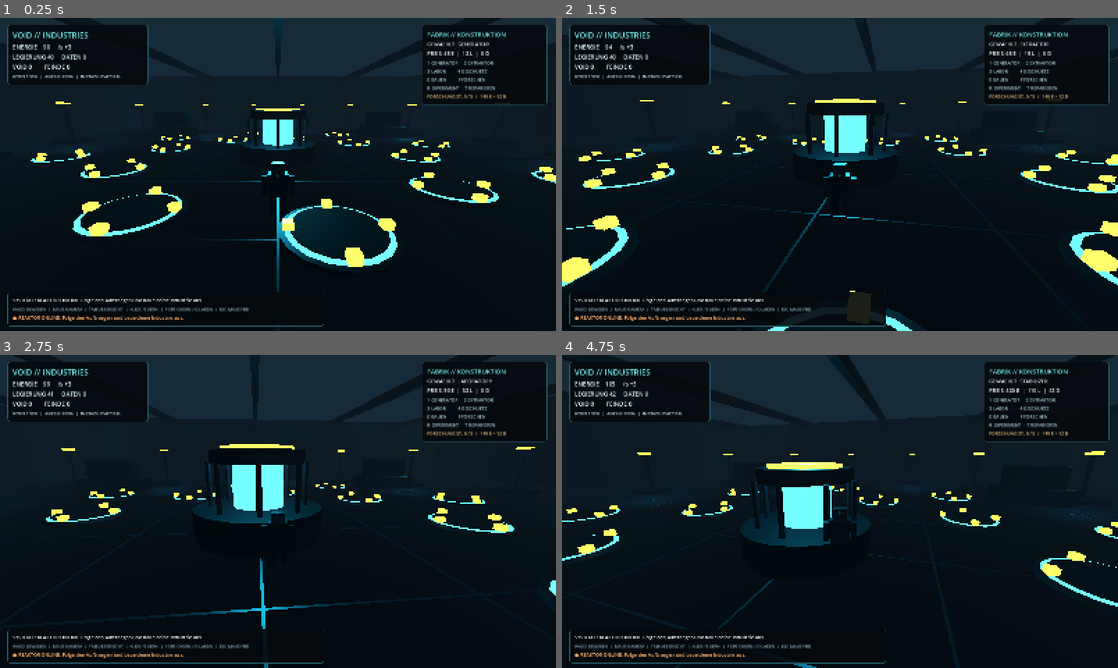
Above: before the commit, frames 1-4 (two rows, left to right).
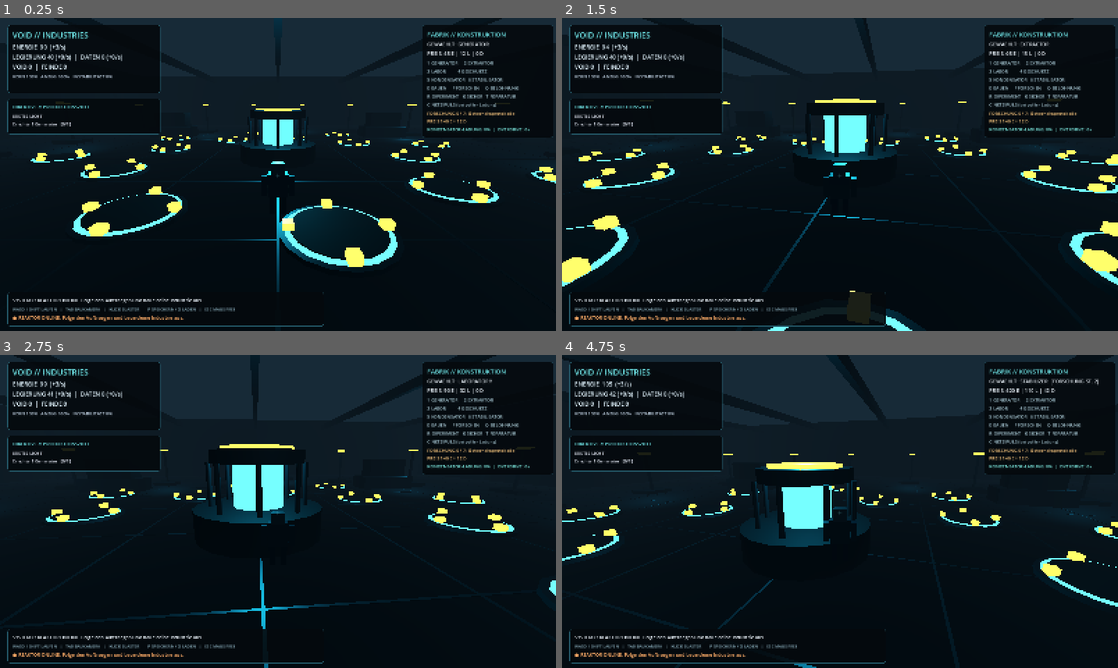
Above: after the commit, the same moments.

Repository: Lizziies/Chatgpt-in-chat-GPT-6-Hoch-Game
Game: Godot game, scene res://scenes/main.tscn
The game is run twice, just before and just after one commit, with the same random seed, the same clock (stepped at 60 frames per second) and the same inputs.
Inputs (mouse positions are in pixels of both pictures, inside the frame that each line leads up to):
- Up to frame 1 (0.25 s): no input
- Up to frame 2 (1.5 s): tap Enter at 0.5 s; move the mouse to (867, 174) at 0.52 s; hold W from 0.53 s (still down); tap 1 at 0.6 s; click (867, 174) at 0.67 s; tap Space at 0.77 s; move the mouse to (812, 174) at 1.27 s; tap 2 at 1.35 s
- Up to frame 3 (2.75 s): keep holding W; tap Space at 1.52 s; move the mouse to (289, 505) at 2.02 s; tap 3 at 2.1 s
- Up to frame 4 (4.75 s): keep holding W; move the mouse to (834, 517) at 2.77 s; tap 4 at 2.85 s; click (834, 517) at 2.92 s; tap Space at 3.02, 3.77, 4.52 s; move the mouse to (878, 514) at 3.52 s; tap 5 at 3.6 s; move the mouse to (795, 508) at 4.27 s; tap 6 at 4.35 s

The runs differ from the first frame. In frame 1, 3.3% of the frame differs, in the area x 1-100%, y 2-94%; in frame 2, 2.6%; in frame 3, 2.7%; in frame 4, 2.8%.

Commit message:
feat: mission tracker, improved real-time production HUD and overdrive meter

Diff:
--- a/scripts/hud.gd
+++ b/scripts/hud.gd
@@ -7,6 +7,8 @@
 var status_label: Label
 var build_label: Label
 var research_label: Label
+var mission_label: Label
+var pulse_label: Label
 var vitals_label: Label
 var toast_label: Label
 var toast_timer: float = 0.0
@@ -18,24 +20,31 @@
 	root.set_anchors_and_offsets_preset(Control.PRESET_FULL_RECT)
 	root.mouse_filter = Control.MOUSE_FILTER_IGNORE
 	add_child(root)
-	var top_panel := _panel(root, Vector2(22, 20), Vector2(405, 167))
+	var top_panel := _panel(root, Vector2(22, 20), Vector2(440, 196))
 	var top_box := _column(top_panel)
 	title_label = _label(top_box, "VOID // INDUSTRIES", 23, Color(0.45, 0.93, 0.94))
 	resource_label = _label(top_box, "INITIALISIERUNG", 17, Color(0.89, 0.96, 1.0))
 	vitals_label = _label(top_box, "", 13, Color(0.78, 0.85, 0.92))
-	var side_panel := _panel(root, Vector2(-385, 20), Vector2(360, 230), true)
+	var side_panel := _panel(root, Vector2(-385, 20), Vector2(378, 294), true)
 	var side_box := _column(side_panel)
 	_label(side_box, "FABRIK // KONSTRUKTION", 18, Color(0.45, 0.93, 0.94))
 	build_label = _label(side_box, "", 15, Color(0.9, 0.93, 0.96))
 	_label(side_box, "1 GENERATOR     2 EXTRAKTOR", 13, Color(0.72, 0.86, 0.91))
 	_label(side_box, "3 LABOR          4 GESCHUETZ", 13, Color(0.72, 0.86, 0.91))
-	_label(side_box, "E BAUEN          F FORSCHEN", 13, Color(0.72, 0.86, 0.91))
-	_label(side_box, "R EXPERIMENT     T REPARIEREN", 13, Color(0.72, 0.86, 0.91))
+	_label(side_box, "5 KONDENSATOR   6 STABILISATOR", 13, Color(0.72, 0.86, 0.91))
+	_label(side_box, "E BAUEN     F FORSCHEN     Q BELOHNUNG", 13, Color(0.72, 0.86, 0.91))
+	_label(side_box, "R EXPERIMENT   G SICHER   T REPARATUR", 13, Color(0.72, 0.86, 0.91))
+	_label(side_box, "C NETZ-PULS (bei voller Ladung)", 13, Color(0.72, 0.86, 0.91))
 	research_label = _label(side_box, "", 13, Color(0.97, 0.77, 0.49))
+	pulse_label = _label(side_box, "", 13, Color(0.50, 0.94, 0.90))
+	var task_panel := _panel(root, Vector2(22, 231), Vector2(440, 104))
+	var task_box := _column(task_panel)
+	_label(task_box, "DIREKTIVE // PRODUKTIONSZIELE", 14, Color(0.45, 0.93, 0.94))
+	mission_label = _label(task_box, "", 13, Color(0.90, 0.92, 0.97))
 	var bottom_panel := _panel(root, Vector2(22, -113), Vector2(910, 88), false, true)
 	var bottom_box := _column(bottom_panel)
 	status_label = _label(bottom_box, "ERWACHEN // Stelle die Energieversorgung wieder her.", 14, Color(0.94, 0.97, 1.0))
-	_label(bottom_box, "WASD BEWEGEN  |  MAUS KAMERA  |  TAB UEBERSICHT  |  KLICK FEUERN  |  P SPEICHERN / O LADEN  |  ESC MAUS FREI", 12, Color(0.58, 0.73, 0.79))
+	_label(bottom_box, "WASD / SHIFT LAUFEN   |   TAB BAUKAMERA   |   KLICK BLASTER   |   P SPEICHERN / O LADEN   |   ESC MAUS FREI", 12, Color(0.58, 0.73, 0.79))
 	var crosshair := Label.new()
 	crosshair.text = "+"
 	crosshair.add_theme_font_size_override("font_size", 24)
@@ -87,14 +96,38 @@
 	return l
 
 func refresh(state: IndustryState, player_health: float, selected: String, enemy_count: int) -> void:
-	resource_label.text = "ENERGIE    %s     /s +%s\nLEGIERUNG %s     DATEN %s\nVOID %s        FEINDE %d" % [
-		_num(state.energy), _num((3.5 + 5.0 * float(state.machines["generator"])) * (1.0 + state.tech_level * 0.32)),
-		_num(state.alloy), _num(state.data), _num(state.void_matter), enemy_count]
-	vitals_label.text = "KERN %d%%  |  ANZUG %d%%  |  INSTABILITAET %d%%" % [int(state.core_health), int(player_health), int(state.instability)]
+	var production: Dictionary = state.get_production()
+	resource_label.text = "ENERGIE  %s  (+%s/s)\nLEGIERUNG %s (+%s/s)  |  DATEN %s (+%s/s)\nVOID %s  |  FEINDE %d" % [
+		_num(state.energy), _num(float(production["energy"])),
+		_num(state.alloy), _num(float(production["alloy"])), _num(state.data),
+		_num(float(production["data"])), _num(state.void_matter), enemy_count]
+	vitals_label.text = "KERN %d%%   ANZUG %d%%   INSTABILITAET %d%%" % [
+		int(state.core_health), int(player_health), int(state.instability)]
 	var cost: Dictionary = state.get_cost(selected)
-	build_label.text = "GEWAEHLT: %s\nPREIS: %d E  |  %d L  |  %d D" % [selected.to_upper(), int(cost.get("energy", 0)), int(cost.get("alloy", 0)), int(cost.get("data", 0))]
+	var lock_text: String = ""
+	if not state.is_unlocked(selected):
+		lock_text = "  [FORSCHUNG ST. %d]" % int(IndustryState.UNLOCKS[selected])
+	build_label.text = "GEWAEHLT: %s%s\nPREIS: %d E | %d L | %d D" % [
+		selected.to_upper(), lock_text,
+		int(cost.get("energy", 0)), int(cost.get("alloy", 0)), int(cost.get("data", 0))]
 	var price: Dictionary = state.research_cost()
-	research_label.text = "FORSCHUNG ST. %d / 5  |  %d E + %d D" % [state.tech_level, int(price["energy"]), int(price["data"])]
+	if state.tech_level >= IndustryState.MAX_LEVEL:
+		research_label.text = "FORSCHUNG: ALLE PROTOKOLLE ENTDECKT"
+	else:
+		research_label.text = "FORSCHUNG %d / %d: %s\nPREIS %d E + %d D" % [
+			state.tech_level, IndustryState.MAX_LEVEL, state.next_technology(),
+			int(price["energy"]), int(price["data"])]
+	pulse_label.text = "KONDENSATOR-LADUNG: %d%%  |  OVERDRIVE: %ds" % [
+		int(state.charge), int(ceil(state.overdrive_seconds))]
+	var goal: Dictionary = state.current_directive()
+	if goal.is_empty():
+		mission_label.text = "ALLE DIREKTIVEN ABGESCHLOSSEN\nWeitere Sektoren sind in Entwicklung."
+	else:
+		var progress: int = mini(state.directive_progress(), int(goal["target"]))
+		var ready: String = "  [Q: BONUS ABHOLEN]" if progress >= int(goal["target"]) else ""
+		mission_label.text = "%s\n%s   [%d/%d]%s" % [
+			str(goal["title"]).to_upper(), str(goal["hint"]),
+			progress, int(goal["target"]), ready]
 
 func announce(message: String) -> void:
 	status_label.text = "SYSTEM // " + message
